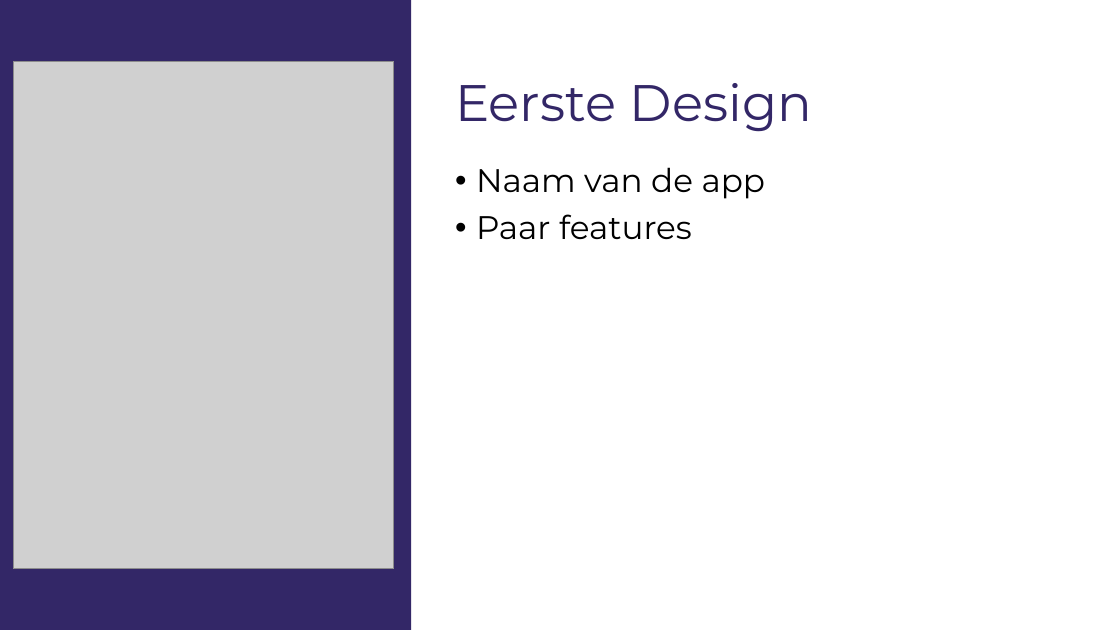
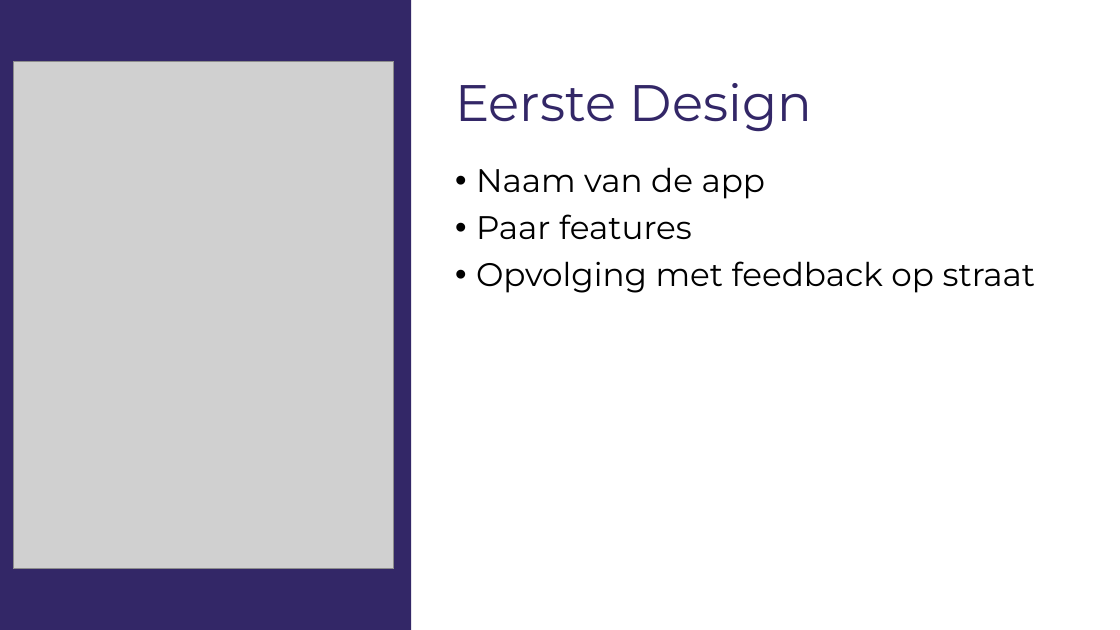
Before and after one commit to gdmgent-1819-mobdev2/positive-design-project-aura, a slide deck: slide 3 of research/AURA.pptx. Drawn at 1120x630 pixels with LibreOffice and Linux fonts; fonts in the diff are those of the drawing; grey boxes stand for pictures. Boxes give left, top, right and bottom in pixels: in the first picture for what was removed or moved away, otherwise in the second. Text is boxed around its words. In the diff, an @@ line names an element or a change of style, - is before the commit and + after.

Commit message:
Added some more text to ppt

```diff
--- a/research/AURA.pptx
+++ b/research/AURA.pptx
@@ text at (476,261,1035,293): paragraph added @@
+• Opvolging met feedback op straat
```
Also in this commit, not shown: 2 other slides changed.
